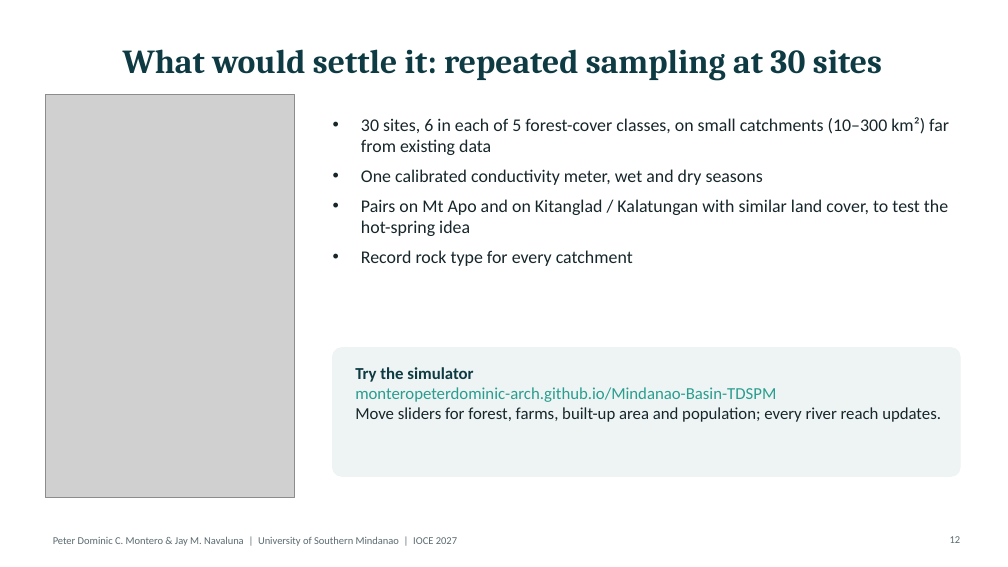
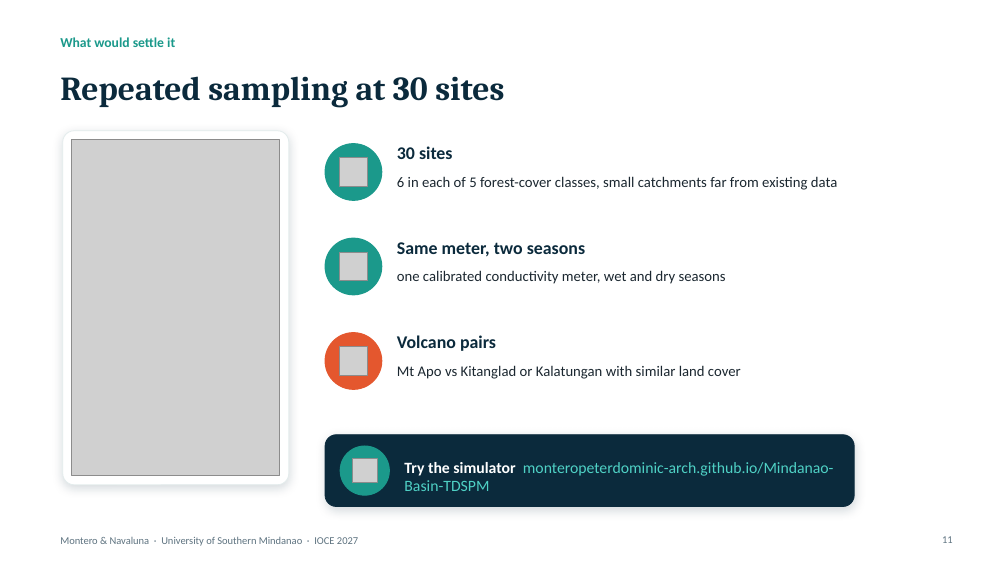
Before and after one commit to monteropeterdominic-arch/Mindanao-Basin-TDSPM, a slide deck: slide 11 of presentation/Montero_Navaluna_IOCE2027_slides.pptx (slide 12 before the commit). Drawn at 1008x567 pixels with LibreOffice and Linux fonts; fonts in the diff are those of the drawing; grey boxes stand for pictures; background and template pictures are left out. Boxes give left, top, right and bottom in pixels: in the first picture for what was removed or moved away, otherwise in the second. Text is boxed around its words. In the diff, an @@ line names an element or a change of style, - is before the commit and + after.

Commit message:
Redesign IOCE 2027 slides and poster (river-line art)

```diff
--- a/presentation/Montero_Navaluna_IOCE2027_slides.pptx
+++ b/presentation/Montero_Navaluna_IOCE2027_slides.pptx
@@ text added at (x1=60, y1=37, x2=175, y2=47), 13 pt, text #1B998B, bold @@
+What would settle it
@@ title at (x1=60, y1=76, x2=504, y2=108): text changed; text colour #0E3B43 to #0B2A3C @@
-What would settle it: repeated sampling at 30 sites
+Repeated sampling at 30 sites
@@ rounded rectangle added at (x1=63, y1=131, x2=289, y2=485), fill #FFFFFF, outline #E3ECEC 0.75 pt @@
@@ picture resized from (x1=45, y1=95, x2=295, y2=498) to (x1=72, y1=140, x2=280, y2=476) @@
@@ ellipse added at (x1=325, y1=144, x2=382, y2=200), fill #1B998B, outline #1B998B 1 pt @@
@@ text added at (x1=397, y1=146, x2=453, y2=159), 17 pt, text #0B2A3C, bold @@
+30 sites
@@ picture added at (x1=340, y1=158, x2=368, y2=187) @@
@@ text at (x1=397, y1=176, x2=837, y2=190): text changed; size 17 to 14 pt; text colour #16262B to #1B2730 @@
-• 30 sites, 6 in each of 5 forest-cover classes, on small catchments (10–300 km²) far from existing data
-• One calibrated conductivity meter, wet and dry seasons
-• Pairs on Mt Apo and on Kitanglad / Kalatungan with similar land cover, to test the hot-spring idea
-• Record rock type for every catchment
+6 in each of 5 forest-cover classes, small catchments far from existing data
@@ ellipse added at (x1=325, y1=238, x2=382, y2=295), fill #1B998B, outline #1B998B 1 pt @@
@@ picture added at (x1=340, y1=253, x2=368, y2=281) @@
@@ text added at (x1=397, y1=242, x2=585, y2=257), 17 pt, text #0B2A3C, bold @@
+Same meter, two seasons
@@ text added at (x1=397, y1=270, x2=726, y2=284), 14 pt, text #1B2730 @@
+one calibrated conductivity meter, wet and dry seasons
@@ ellipse added at (x1=325, y1=333, x2=382, y2=389), fill #E4572E, outline #E4572E 1 pt @@
@@ rounded rectangle removed at (x1=333, y1=348, x2=960, y2=476) @@
@@ picture added at (x1=340, y1=347, x2=368, y2=376) @@
@@ text added at (x1=397, y1=335, x2=496, y2=351), 17 pt, text #0B2A3C, bold @@
+Volcano pairs
@@ text added at (x1=397, y1=365, x2=741, y2=379), 14 pt, text #1B2730 @@
+Mt Apo vs Kitanglad or Kalatungan with similar land cover
@@ rounded rectangle added at (x1=325, y1=435, x2=854, y2=507), fill #0B2A3C, outline #0B2A3C 0.75 pt @@
@@ ellipse added at (x1=340, y1=446, x2=389, y2=495), fill #1B998B, outline #1B998B 1 pt @@
@@ picture added at (x1=352, y1=458, x2=377, y2=483) @@
@@ text at (x1=404, y1=462, x2=834, y2=491): text changed; size 16 to 15 pt; text colour #16262B to #4FD1C5 @@
-Try the simulator
-monteropeterdominic-arch.github.io/Mindanao-Basin-TDSPM
-Move sliders for forest, farms, built-up area and population; every river reach updates.
+Try the simulator monteropeterdominic-arch.github.io/Mindanao-Basin-TDSPM
@@ text at (x1=60, y1=537, x2=358, y2=546): text changed; text colour #5B6B70 to #5E7380 @@
-Peter Dominic C. Montero & Jay M. Navaluna | University of Southern Mindanao | IOCE 2027
+Montero & Navaluna · University of Southern Mindanao · IOCE 2027
@@ page number added at (x1=942, y1=536, x2=953, y2=543), 10 pt, text #5E7380 @@
+11
@@ page number removed at (x1=950, y1=536, x2=961, y2=543) @@
-12
```
Also in this commit, not shown: 12 other slides changed, 1 slide removed, 28 other files.
